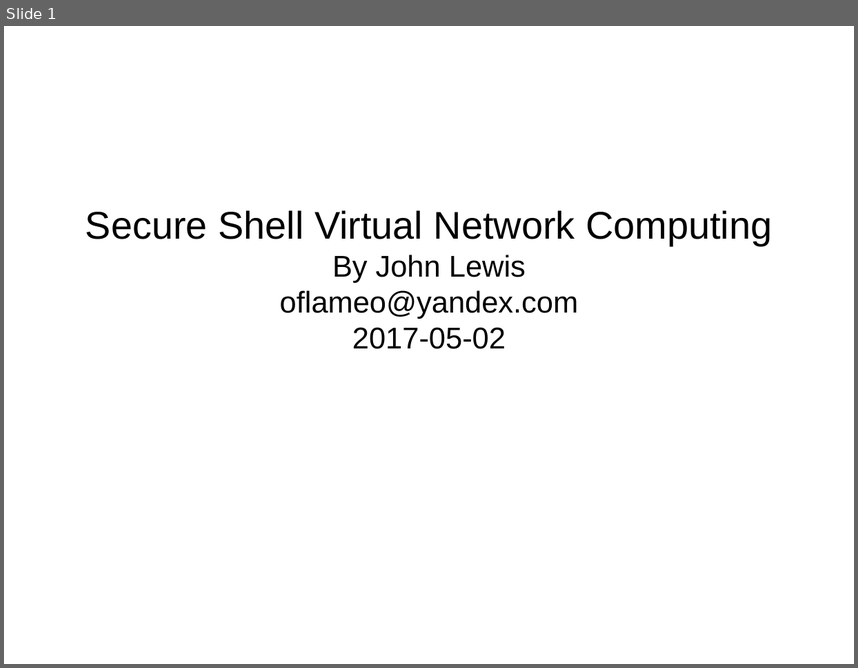
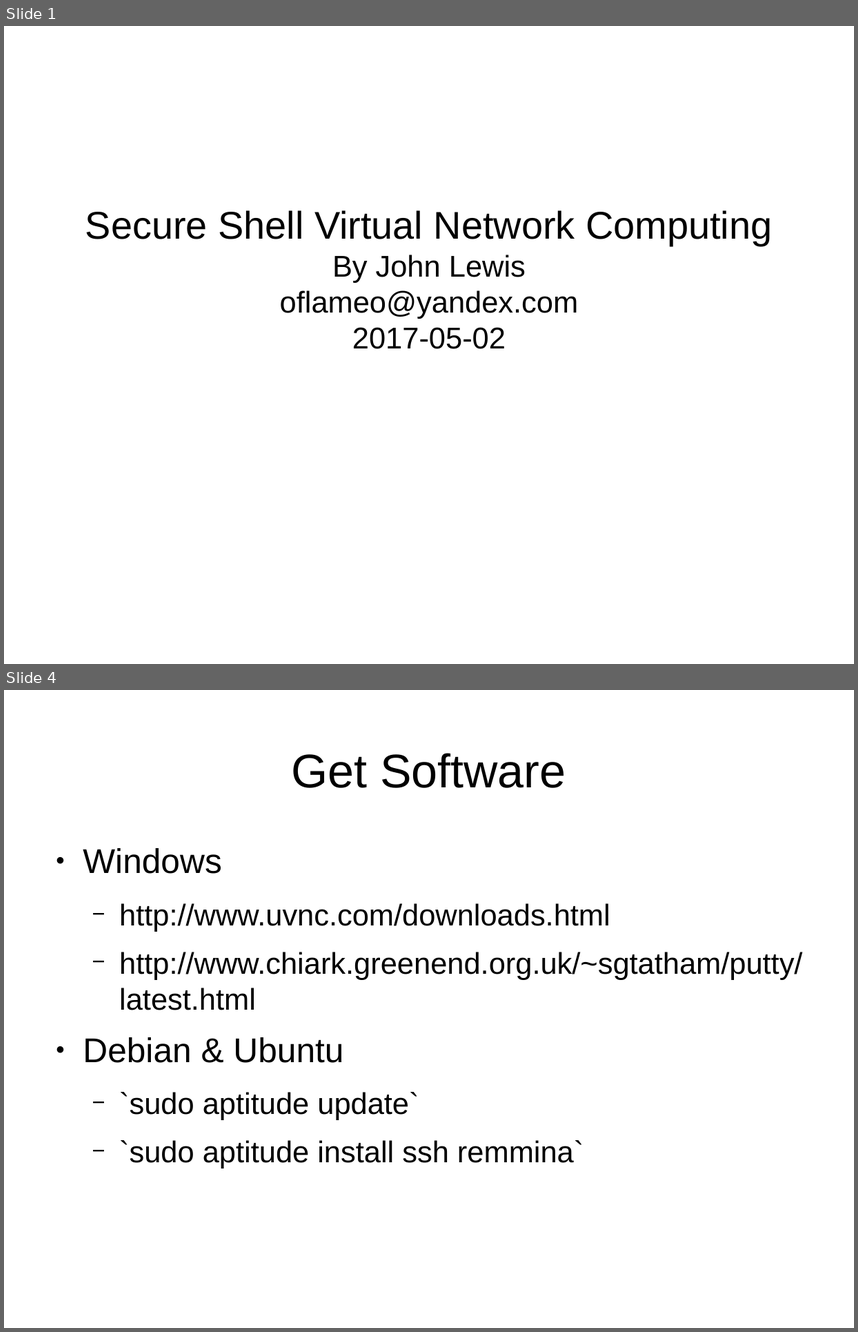
Before and after one commit to Oflameo/sshvnc_ws, a slide deck: doc/sshvnc.odp. Shown one above the other, each under a label of ours: slide 1 before the commit, slides 1 and 4 after it; the slides between them are not shown. The pictures are 858x668 and 858x1332 pixels, drawn with LibreOffice and Linux fonts; fonts in the diff are those of the drawing. Boxes give left, top, right and bottom in pixels: in the first picture for what was removed or moved away, otherwise in the second. Text is boxed around its words. In the diff, an @@ line names an element or a change of style, - is before the commit and + after.

```diff
--- a/doc/sshvnc.odp
+++ b/doc/sshvnc.odp
@@ slide 4 added at (4, 690, 854, 1328), background #FFFFFF @@
@@ title added at (291, 753, 566, 788), 44 pt, text #000000 @@
+Get Software
@@ text added at (83, 848, 802, 1168), 28 pt, text #000000 @@
+● Windows
+  − http://www.uvnc.com/downloads.html
+  − http://www.chiark.greenend.org.uk/~sgtatham/putty/latest.html
+● Debian & Ubuntu
+  − `sudo aptitude update`
+  − `sudo aptitude install ssh remmina`
```
Also in this commit, not shown: 2 slides changed, 1 other slide added.
